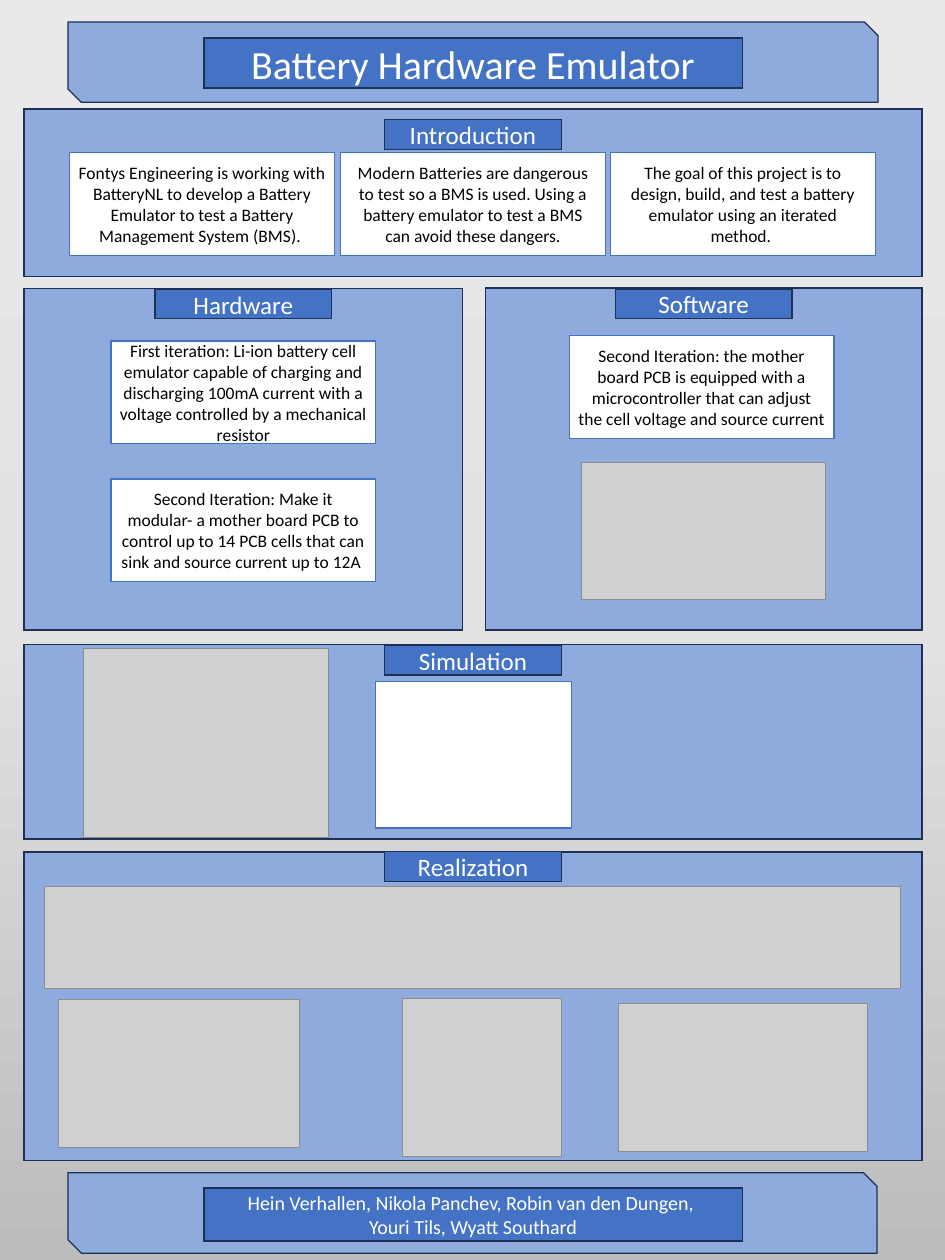
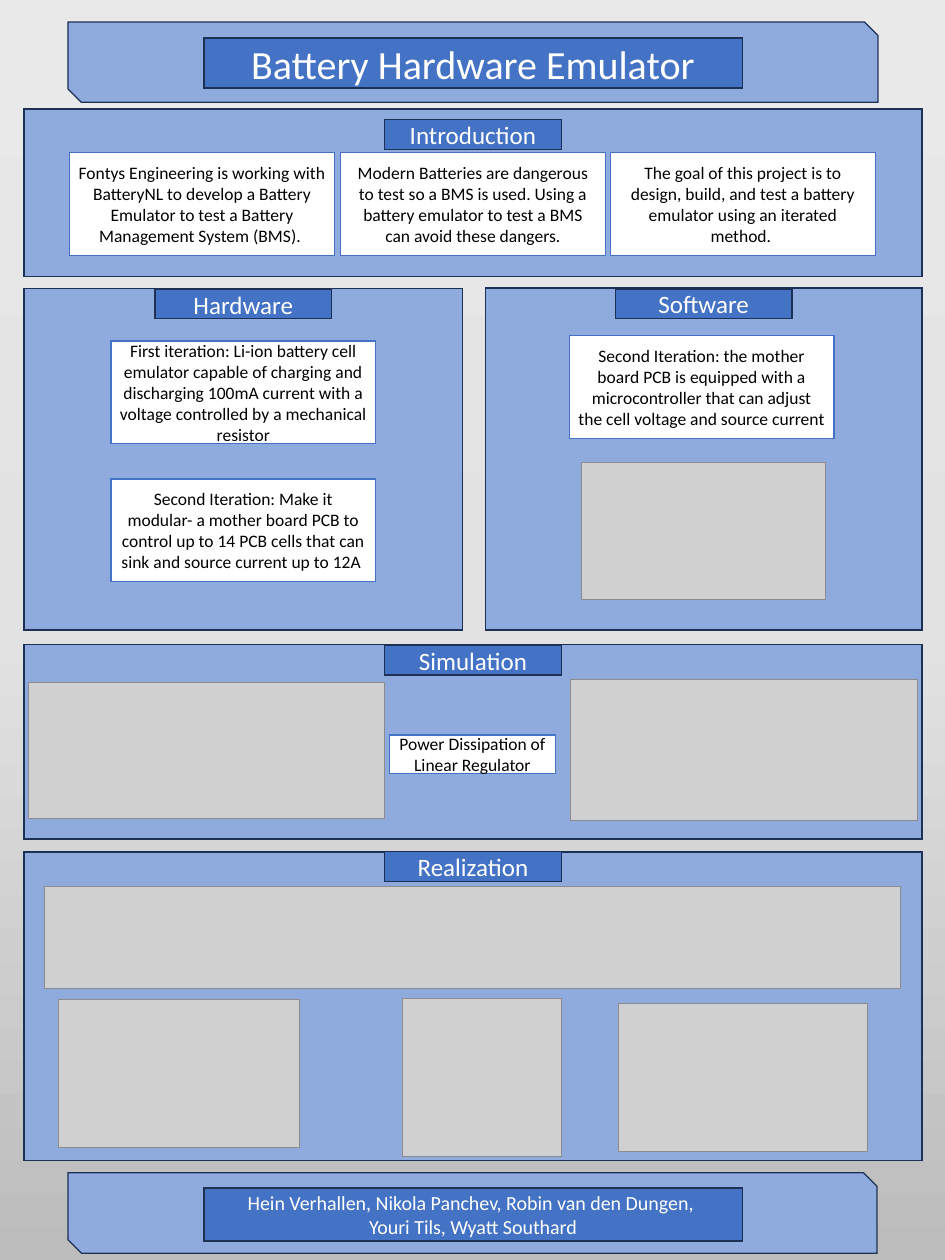
Before and after one commit to HeinVerhallen/Hardware_Simulator, a slide deck: slide 1 of Documentation/Final_Poster_Presentation.pptx. Drawn at 945x1260 pixels with LibreOffice and Linux fonts; fonts in the diff are those of the drawing; grey boxes stand for pictures. Boxes give left, top, right and bottom in pixels: in the first picture for what was removed or moved away, otherwise in the second. Text is boxed around its words. In the diff, an @@ line names an element or a change of style, - is before the commit and + after.

```diff
--- a/Documentation/Final_Poster_Presentation.pptx
+++ b/Documentation/Final_Poster_Presentation.pptx
@@ picture: place and size @@
-picture at [84,649,329,838]
+picture at [28,682,384,819]
@@ rectangle removed at [375,681,572,828] @@
@@ picture added at [571,680,918,820] @@
@@ rectangle added at [390,735,556,774], fill #FFFFFF, outline #4472C4 1 pt, 14 pt, text #000000 @@
+Power Dissipation of Linear Regulator
```
